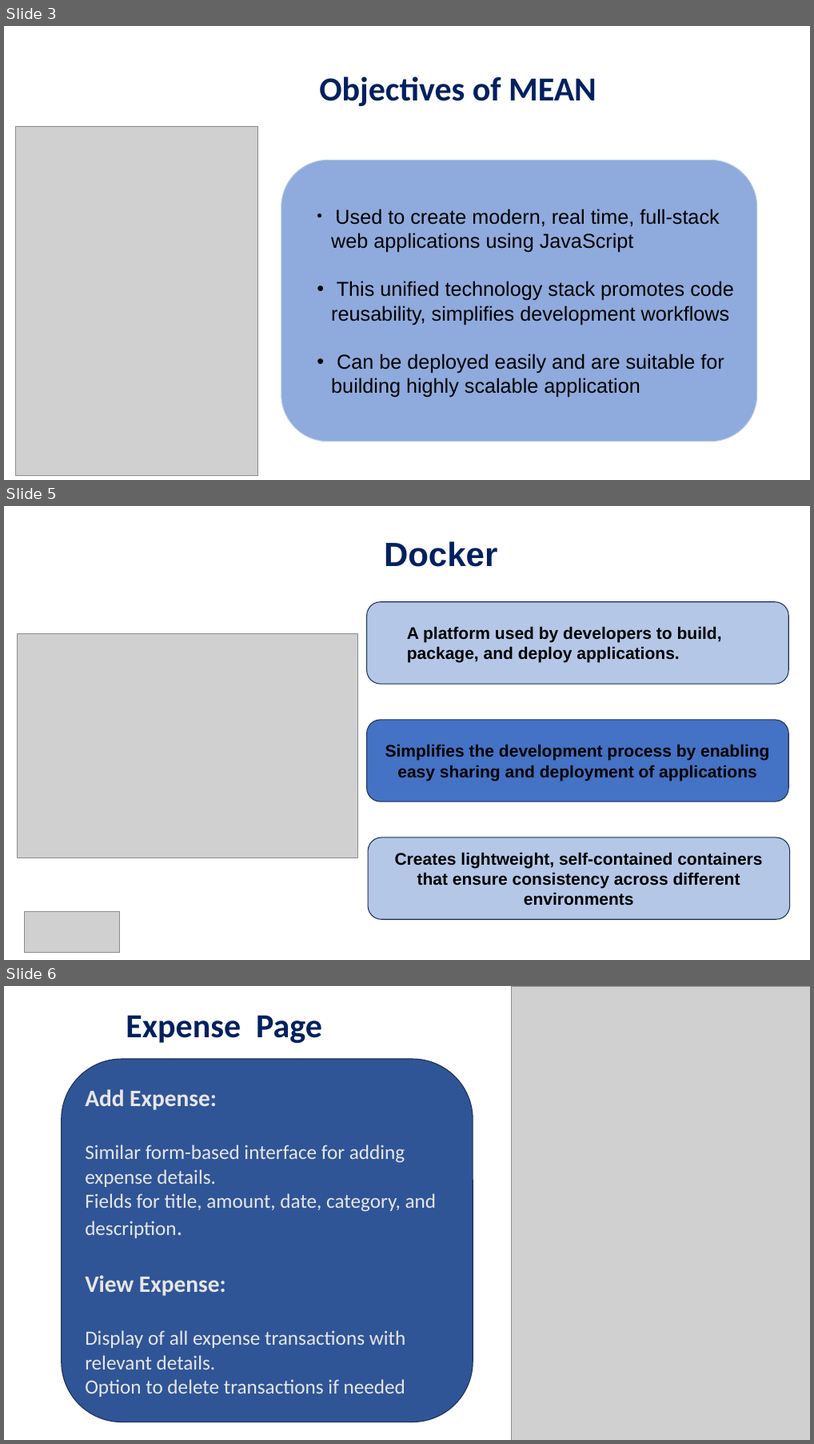
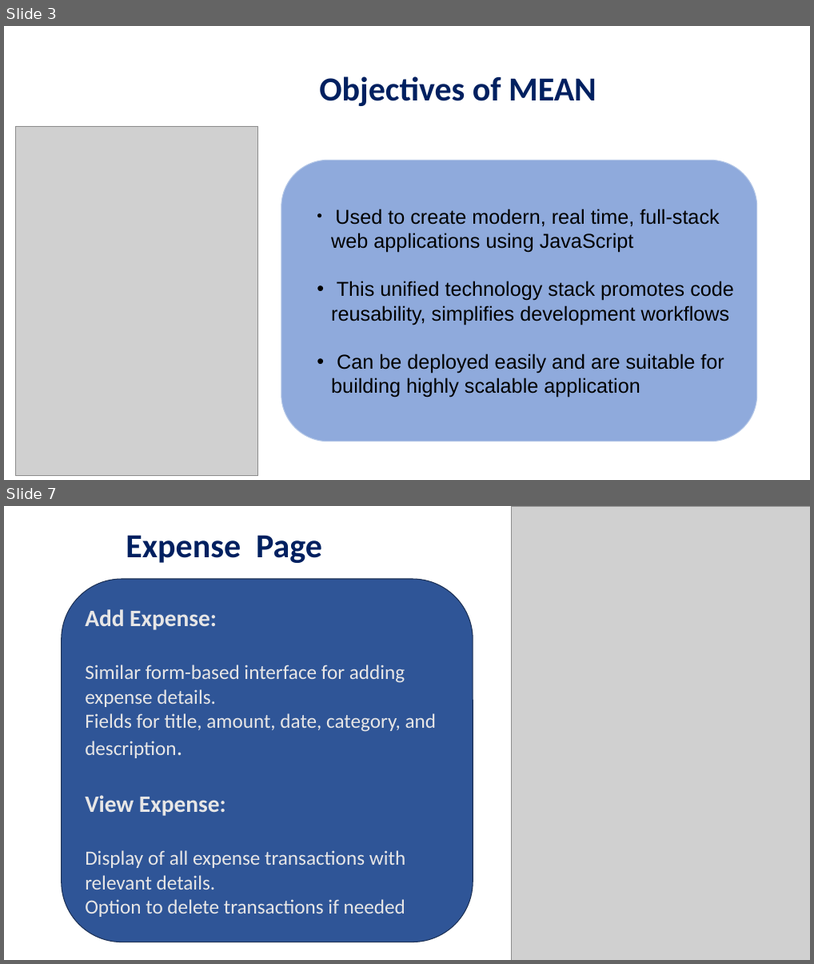
Before and after one commit to AitrichAcademyMeanStack/personal-finance-manager-workshop-ppts, a slide deck: WORKSHOP_INTRO/mean-finance-manager-workshop-intro.pptx. Shown one above the other, each under a label of ours: slides 3, 5 and 6 before the commit, slides 3 and 7 after it; the slides between them are not shown. The pictures are 814x1444 and 814x964 pixels, drawn with LibreOffice and Linux fonts; fonts in the diff are those of the drawing; grey boxes stand for pictures. Boxes give left, top, right and bottom in pixels: in the first picture for what was removed or moved away, otherwise in the second. Text is boxed around its words. In the diff, an @@ line names an element or a change of style, - is before the commit and + after.

```diff
--- a/WORKSHOP_INTRO/mean-finance-manager-workshop-intro.pptx
+++ b/WORKSHOP_INTRO/mean-finance-manager-workshop-intro.pptx
@@ slide 5 removed at <box>4,506,810,960</box>, background #FFFFFF @@
@@ text removed at <box>384,541,498,567</box> @@
-Docker
@@ rounded rectangle removed at <box>367,601,790,684</box> @@
-A platform used by developers to build, package, and deploy applications.
@@ picture removed at <box>17,634,358,858</box> @@
@@ rounded rectangle removed at <box>367,720,790,801</box> @@
-Simplifies the development process by enabling easy sharing and deployment of applications
@@ rounded rectangle removed at <box>368,837,790,919</box> @@
-Creates lightweight, self-contained containers that ensure consistency across different environments
@@ picture removed at <box>24,912,119,952</box> @@
@@ what was slide 6 is now slide 7 @@
```
Also in this commit, not shown: 3 slides changed, 4 slides added, 3 other slides removed, 4 other files.
